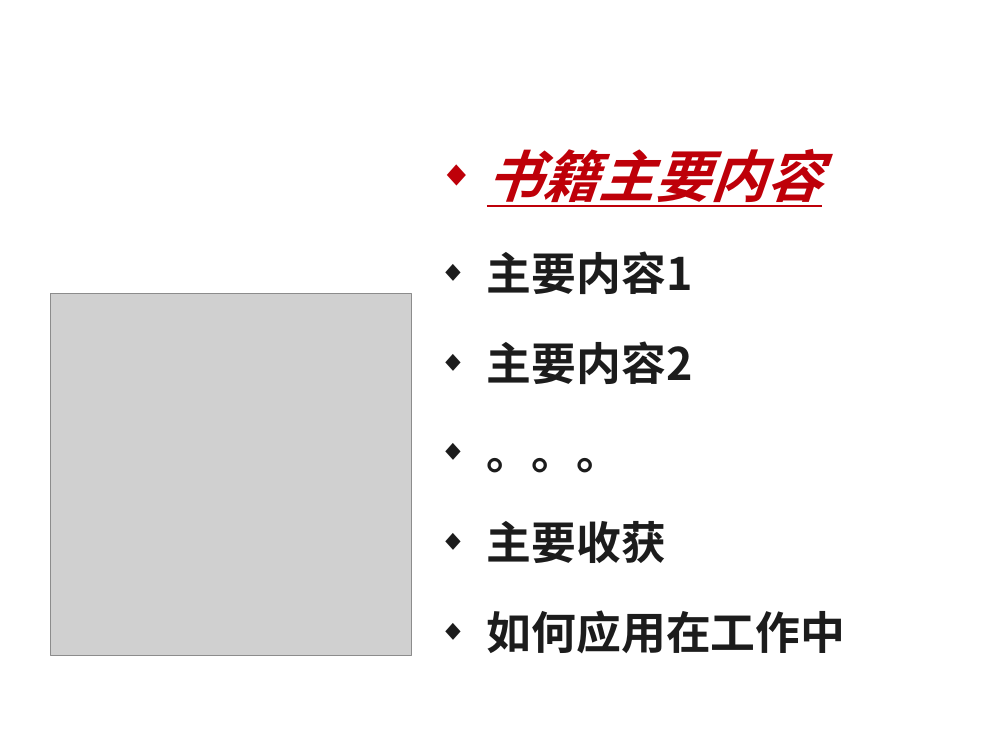
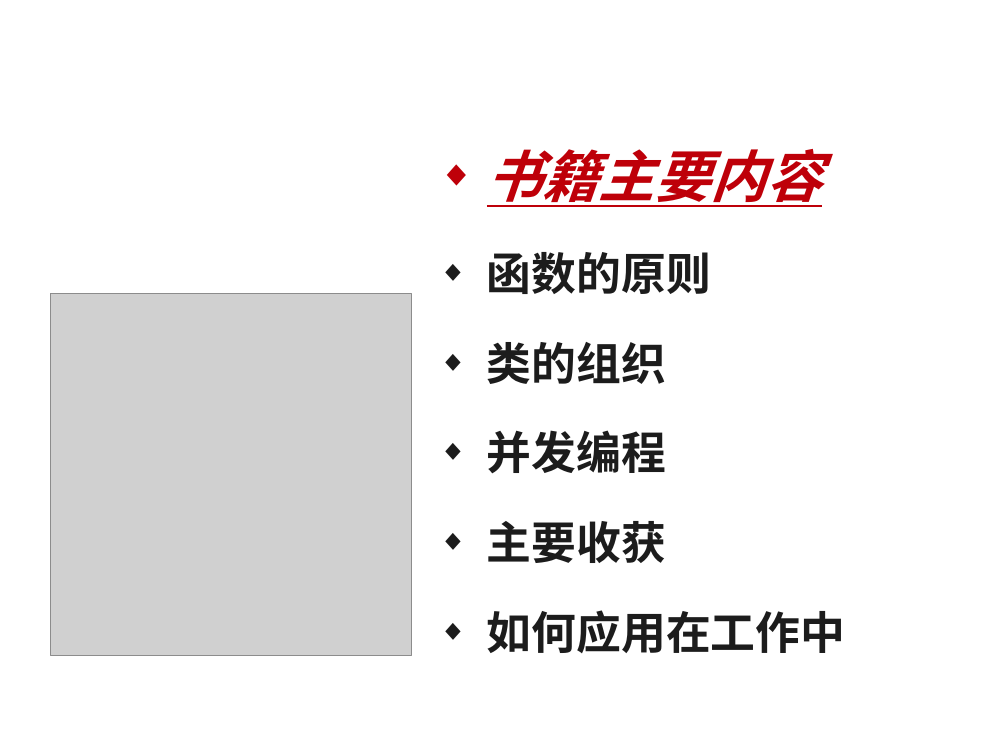
Before and after one commit to z467247132/level_up, a slide deck: slide 2 of 01 知识传递/1-2-1 知识传递 读1本书/02-读1本书-读书笔记撰写模板.pptx. Drawn at 1008x756 pixels with LibreOffice and Linux fonts; fonts in the diff are those of the drawing; grey boxes stand for pictures; background and template pictures are left out. Boxes give left, top, right and bottom in pixels: in the first picture for what was removed or moved away, otherwise in the second. Text is boxed around its words. In the diff, an @@ line names an element or a change of style, - is before the commit and + after.

```diff
--- a/01 知识传递/1-2-1 知识传递 读1本书/02-读1本书-读书笔记撰写模板.pptx
+++ b/01 知识传递/1-2-1 知识传递 读1本书/02-读1本书-读书笔记撰写模板.pptx
@@ text at (x1=487, y1=252, x2=711, y2=474): text changed @@
-◆ 主要内容1
-◆ 主要内容2
-◆ 。。。
+◆ 函数的原则
+◆ 类的组织
+◆ 并发编程
```
Also in this commit, not shown: 2 other slides changed, 3 other files.
